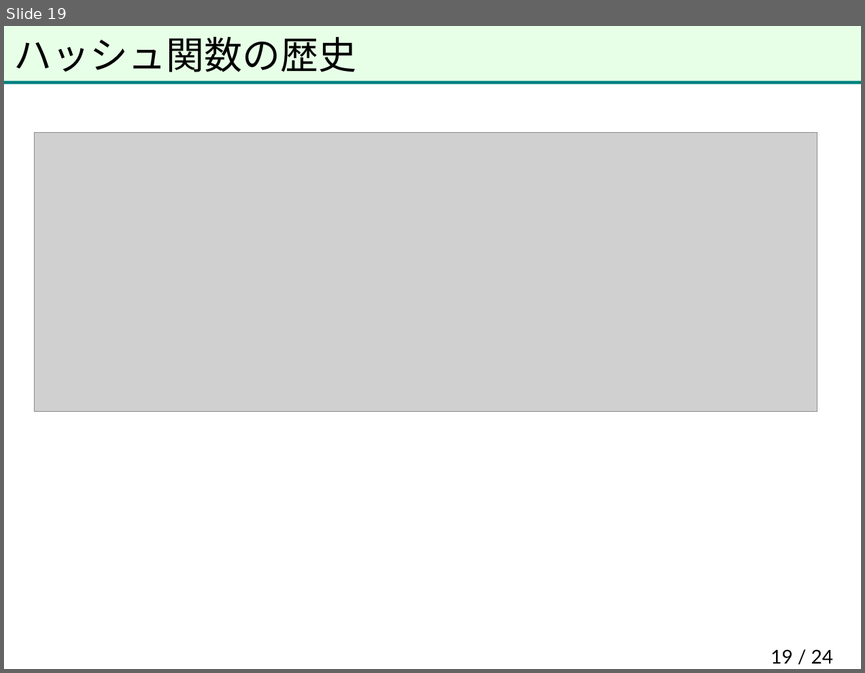
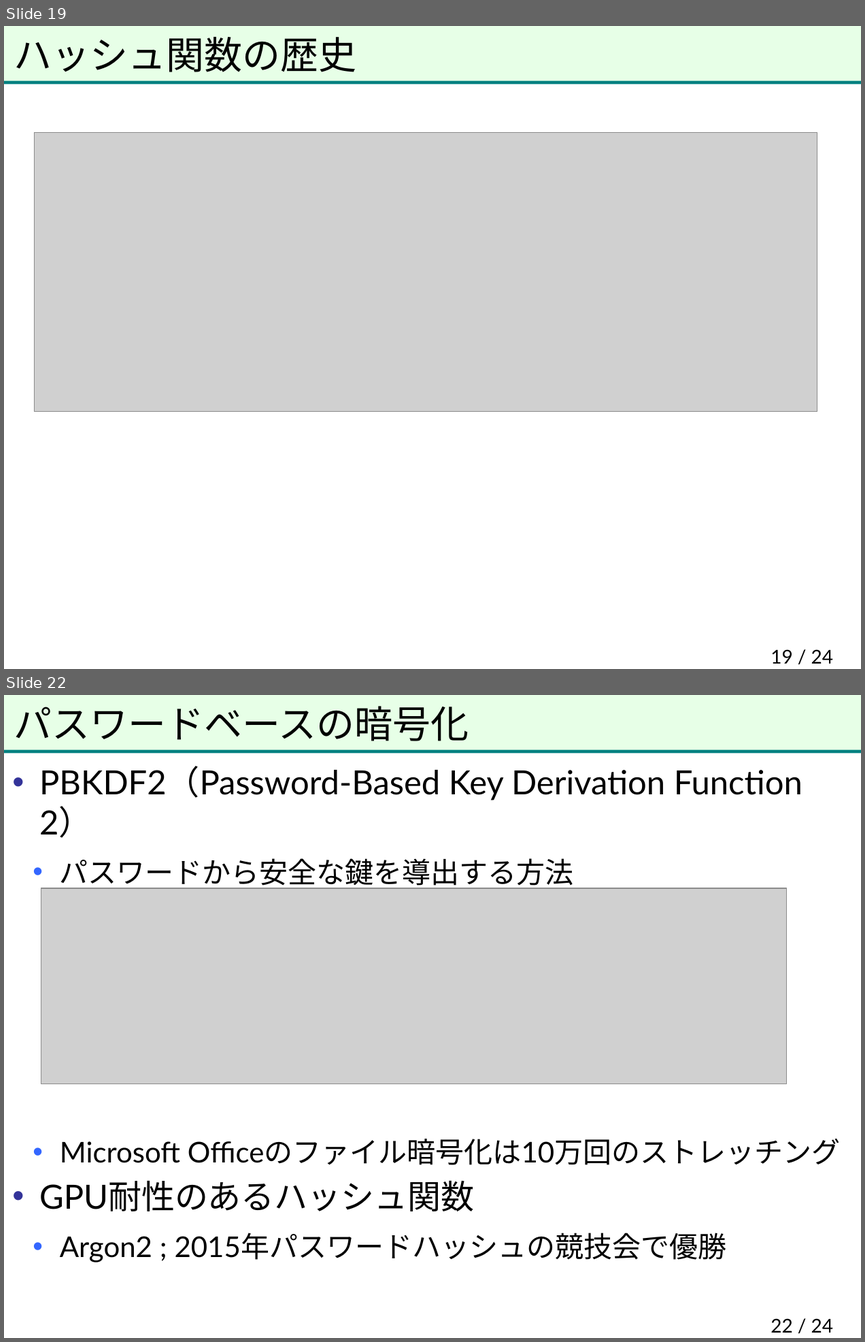
Before and after one commit to herumi/anninbon, a slide deck: lec/anninbon6.pptx. Shown one above the other, each under a label of ours: slide 19 before the commit, slides 19 and 22 after it; the slides between them are not shown. The pictures are 865x673 and 865x1342 pixels, drawn with LibreOffice and Linux fonts; fonts in the diff are those of the drawing; grey boxes stand for pictures; background and template pictures are left out. Boxes give left, top, right and bottom in pixels: in the first picture for what was removed or moved away, otherwise in the second. Text is boxed around its words. In the diff, an @@ line names an element or a change of style, - is before the commit and + after.

```diff
--- a/lec/anninbon6.pptx
+++ b/lec/anninbon6.pptx
@@ slide 22 added at (4,695,861,1338), background #FFFFFF; not listed: 2 template elements that a slide beside it also shows @@
@@ title added at (14,706,468,741), 32 pt, text #000000 @@
+パスワードベースの暗号化
@@ text added at (39,766,840,1262), 24 pt, text #000000 @@
+• PBKDF2（Password-Based Key Derivation Function 2）
+  • パスワードから安全な鍵を導出する方法
+  • Microsoft Officeのファイル暗号化は10万回のストレッチング
+• GPU耐性のあるハッシュ関数
+  • Argon2 ; 2015年パスワードハッシュの競技会で優勝
@@ picture added at (41,888,786,1083) @@
@@ page number added at (770,1318,833,1332), 16 pt, text #000000 @@
+22 / 24
```
Also in this commit, not shown: 1 slide changed, 10 other slides added.
